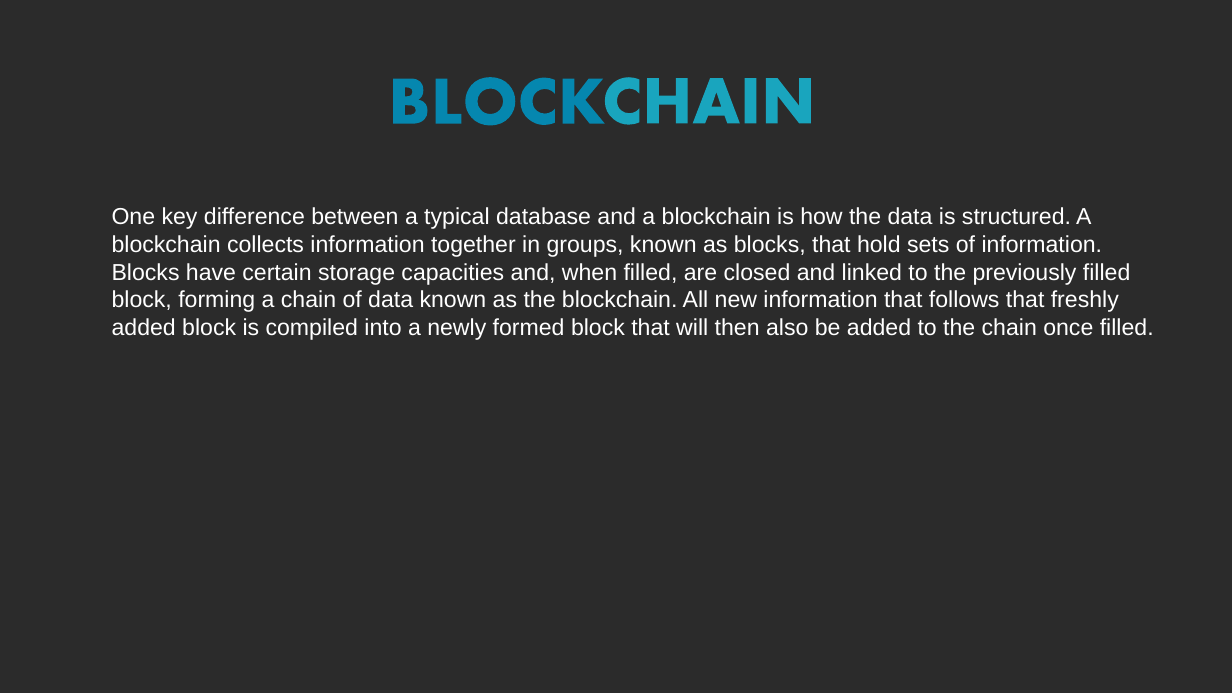
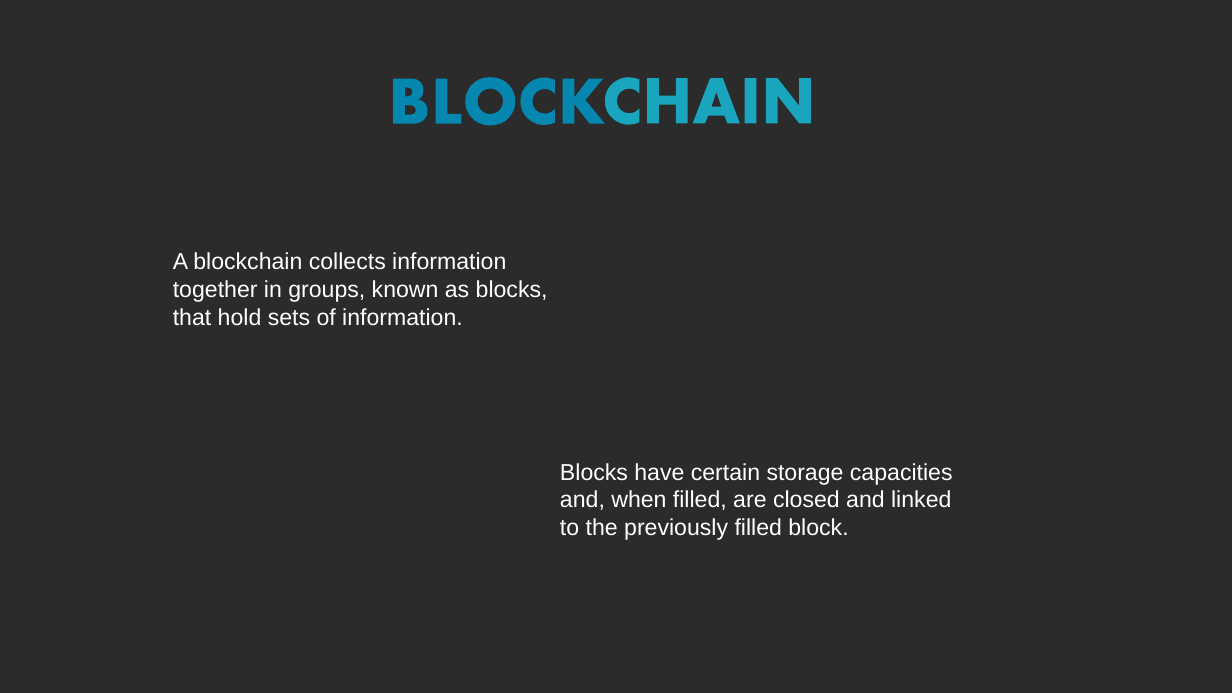
Before and after one commit to qhoangf/My-dapp, a slide deck: slide 6 of Presentation_ProjectOnSoftwareEngineering.pptx. Drawn at 1232x693 pixels with LibreOffice and Linux fonts; fonts in the diff are those of the drawing; background and template pictures are left out; a plain dark background stands for a picture behind light text. Boxes give left, top, right and bottom in pixels: in the first picture for what was removed or moved away, otherwise in the second. Text is boxed around its words. In the diff, an @@ line names an element or a change of style, - is before the commit and + after.

```diff
--- a/Presentation_ProjectOnSoftwareEngineering.pptx
+++ b/Presentation_ProjectOnSoftwareEngineering.pptx
@@ text at [173, 252, 548, 326]: text changed @@
-One key difference between a typical database and a blockchain is how the data is structured. A blockchain collects information together in groups, known as blocks, that hold sets of information. Blocks have certain storage capacities and, when filled, are closed and linked to the previously filled block, forming a chain of data known as the blockchain. All new information that follows that freshly added block is compiled into a newly formed block that will then also be added to the chain once filled.
+A blockchain collects information together in groups, known as blocks, that hold sets of information.
@@ text added at [560, 463, 953, 540], 18 pt, text #FFFFFF @@
+Blocks have certain storage capacities and, when filled, are closed and linked to the previously filled block.
```
Also in this commit, not shown: 7 other slides changed, 1 slide added, 2 slides removed, 1 other file.
